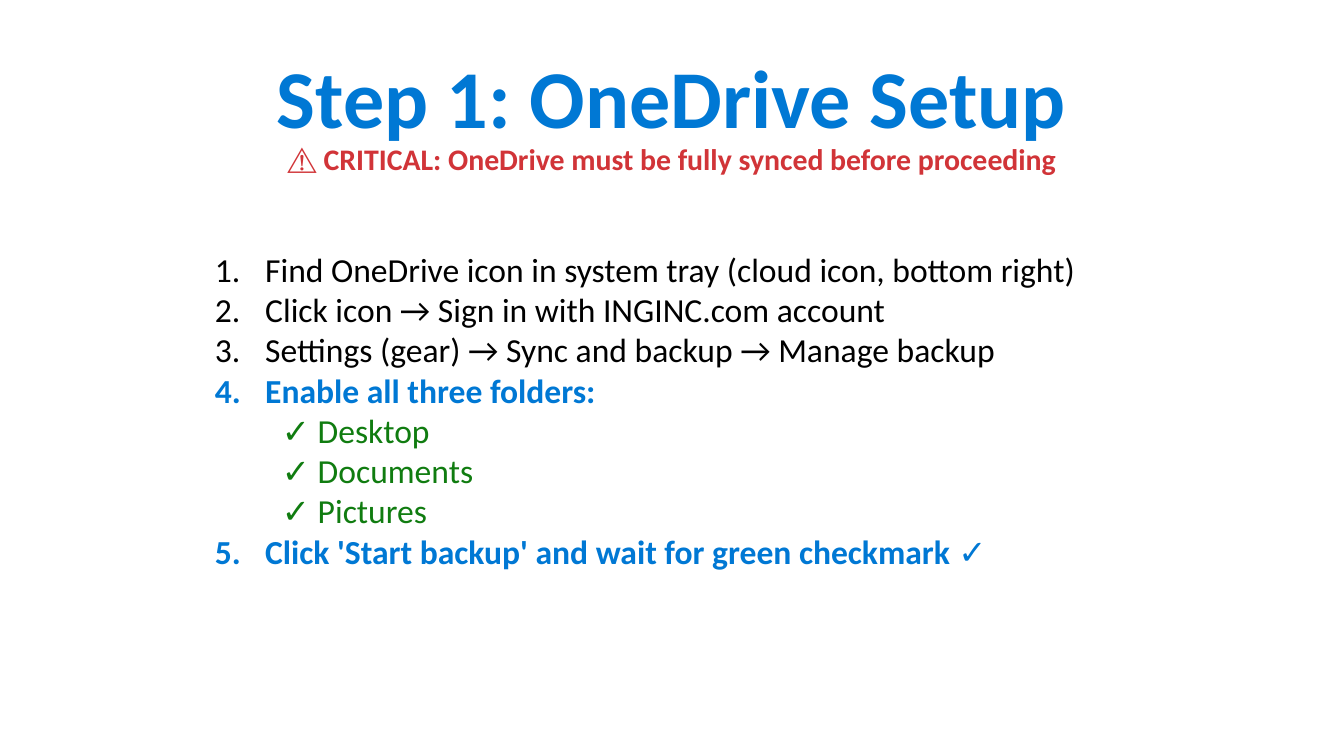
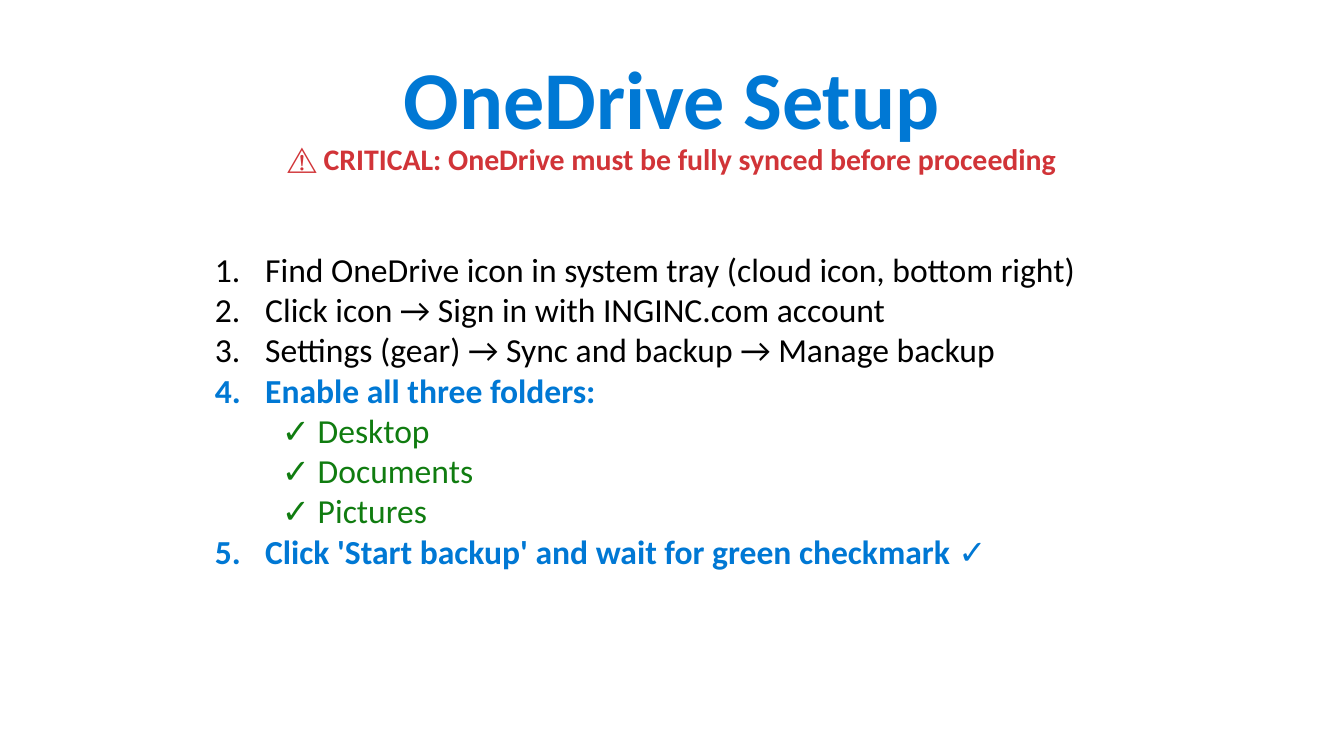
Before and after one commit to ipsghonline/tmp, a slide deck: slide 3 of presentation/Phase1-Backup-Guide.pptx. Drawn at 1344x756 pixels with LibreOffice and Linux fonts; fonts in the diff are those of the drawing. Boxes give left, top, right and bottom in pixels: in the first picture for what was removed or moved away, otherwise in the second. Text is boxed around its words. In the diff, an @@ line names an element or a change of style, - is before the commit and + after.

```diff
--- a/presentation/Phase1-Backup-Guide.pptx
+++ b/presentation/Phase1-Backup-Guide.pptx
@@ text at (404, 71, 939, 142): text changed @@
-Step 1: OneDrive Setup
+OneDrive Setup
```
Also in this commit, not shown: 5 other slides changed, 1 slide added.
